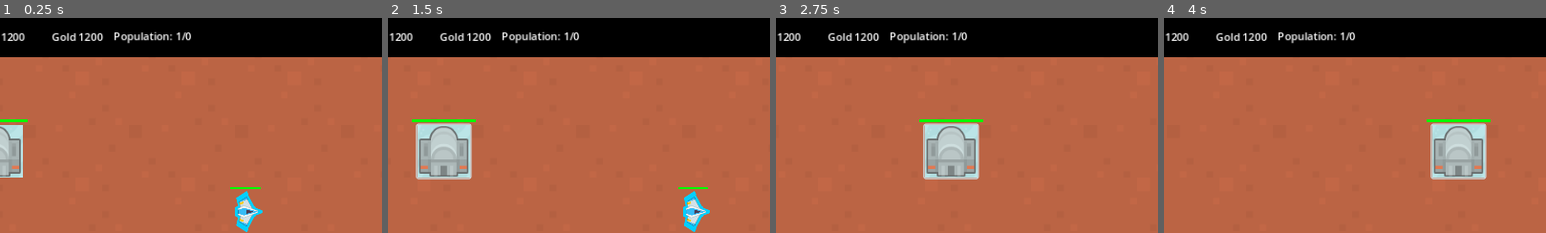
Above: before the commit, frames 1-4 (left to right).
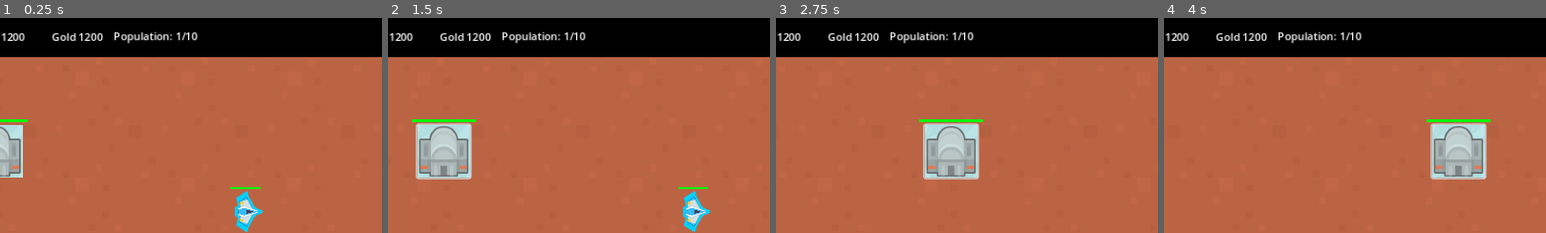
Above: after the commit, the same moments.

Repository: niamh-d/godot-rts
Game: Godot game, scene res://scenes/main/main.tscn
The game is run twice, just before and just after one commit, with the same random seed, the same clock (stepped at 60 frames per second) and the same inputs.
Inputs (mouse positions are % of the whole screen's width and height, from its top left):
- Up to frame 1 (0.25 s): no input
- Up to frame 2 (1.5 s): click (17, 31) at 0.5 s; click (3, 81) at 1.25 s
- Up to frame 3 (2.75 s): click (6, 81) at 2 s
- Up to frame 4 (4 s): click (41, 31) at 2.75 s; click (3, 81) at 3.5 s
The pictures show only the part of the screen within x 18-68%, y 0-50%; the shares and areas given below are measured in that part.

The runs differ from the first frame. In frame 1, 0.1% of the frame differs, in the area x 48-52%, y 6-11%; in frame 2, 0.1%; in frame 3, 0.1%; in frame 4, 0.1%.

Commit message:
fixed id prop access error on area for moment

Diff:
--- a/globals/global.gd
+++ b/globals/global.gd
@@ -57,8 +57,15 @@
 func get_max_pop_count() -> int:
 	return max_pop_count
 
+func pop_is_maxed_out() -> bool:
+	return pop_count >= max_pop_count
+
 func update_pop_count(val: int) -> void:
 	pop_count += val
+
+func update_max_pop_count(val: int) -> void:
+	var new_val = max_pop_count + val
+	max_pop_count = new_val if new_val >= 0 else 0
 
 func update_num_friendly_units(val: int) -> void:
 	num_friendly_units += val
--- /dev/null
+++ b/globals/utils.gd
@@ -0,0 +1,11 @@
+extends Node
+
+func generate_id(length) -> String:
+	var chars = 'abcdefghijklmnopqrstuvwxyz'
+	var id: String
+	var n_chars = len(chars)
+
+	for i in range(length):
+		id += chars[randi() % n_chars]
+
+	return id
--- a/project.godot
+++ b/project.godot
@@ -18,6 +18,7 @@
 [autoload]
 
 Global="*res://globals/global.gd"
+Utils="*res://globals/utils.gd"
 
 [display]
 
--- /dev/null
+++ b/scenes/ClearedBlock/cleared_block.tscn
@@ -0,0 +1,7 @@
+[gd_scene load_steps=2 format=3 uid="uid://brfjofh3npqoo"]
+
+[ext_resource type="Texture2D" uid="uid://dri6ii3a768iw" path="res://art/scifiTile_13.png" id="1_7y38i"]
+
+[node name="ClearedBlock" type="Sprite2D"]
+position = Vector2(32, 32)
+texture = ExtResource("1_7y38i")
--- a/scenes/main/main.tscn
+++ b/scenes/main/main.tscn
@@ -2715,7 +2715,7 @@
 [node name="TileMapLayer" type="TileMapLayer" parent="GameObjects"]
 z_index = -1
 scale = Vector2(2.5, 2.5)
-tile_map_data = PackedByteArray("AAD7//r/AAAAAAEAAAD7//v/AAA …(211072 unchanged characters)… BAAAAAABVAN3/AAACAAAAAABWAN3/AAADAAAAAAA=")
+tile_map_data = PackedByteArray("AAD7//r/AAAAAAEAAAD7//v/AAA …(211072 unchanged characters)… BAAAAAABVAN3/AAACAAAAAABWAN3/AAADAAAAAAAEAAQAAAAAAAAAAAAFAAQAAAAAAAAAAAAFAAUAAAAAAAAAAAAEAAUAAAAAAAAAAAA=")
 tile_set = SubResource("TileSet_ebq7r")
 script = ExtResource("3_fahi4")
 
--- /dev/null
+++ b/scenes/town_center/town_center.gd
@@ -0,0 +1,140 @@
+extends Area2D
+
+@export var cleared_block: PackedScene
+@export var new_worker: PackedScene
+@onready var progress_bar: ProgressBar = $ProgressBar
+@onready var button_tc: Button = $ButtonTC
+@onready var canvas_layer: CanvasLayer = $CanvasLayer
+@onready var timer_worker: Timer = $TimerWorker
+@onready var timer_ui_on: Timer = $TimerUiOn
+
+var worker_cost := 50
+var health := 10
+var dead := false
+var x_val := 0
+var y_val := 0
+
+var removed_collision := false
+var create := false
+var new_id := "0"
+
+var max_num_in_queue := 0
+var num_workers_in_queue
+
+func _ready() -> void:
+	num_workers_in_queue = max_num_in_queue
+
+	var new_pos = cleared_block.instantiate()
+	add_child(new_pos)
+	if position.x > 0:
+		new_pos.position.x -= position.x
+	if position.x < 0:
+		new_pos.position.x += (position.x * -1)
+	if position.y > 0:
+		new_pos.position.y -= position.y
+	if position.x < 0:
+		new_pos.position.y += (position.y * -1)
+
+	while new_pos.position.x < (0):
+		if new_pos.position.x < (position.x):
+			new_pos.position.x += 40
+			x_val += 1
+	while new_pos.position.x > 40:
+		if new_pos.position.x > (position.x):
+			new_pos.position.x -= 40
+			x_val -= 1
+	while new_pos.position.y < (-40):
+		if new_pos.position.y < (position.y):
+			new_pos.position.y += 40
+			y_val += 1
+	while new_pos.position.y > (0):
+		if new_pos.position.y > (position.y):
+			new_pos.position.y -= 40
+			y_val -= 1
+
+	x_val -= 1
+	new_pos.position.y += 20
+	new_pos.position.x -= 20
+
+	create = true
+
+	add_to_group("building")
+	add_to_group("town_center")
+	new_id = Utils.generate_id(10)
+	add_to_group("unit")
+
+func _physics_process(delta: float) -> void:
+	if create:
+		Global.add_to_no_nav_spot.append(Vector2i(x_val, y_val))
+		Global.update_max_pop_count(10)
+		create = false
+
+	if health <= 0:
+		remove()
+
+	progress_bar.value = health
+	if Global.are_workers_selected && health > 0 || Global.is_building_selected:
+		button_tc.visible = false
+		canvas_layer.visible = false
+
+	if !Global.are_workers_selected && health > 0:
+		button_tc.visible = true
+
+	if num_workers_in_queue > 0 && timer_worker.is_stopped() && !Global.pop_is_maxed_out():
+		timer_worker.start()
+
+	var workers: Array[Node] = canvas_layer.get_children()
+
+	for w in workers:
+		w.visible = false
+	for n in range(num_workers_in_queue):
+		workers[n].visible = true
+
+func remove():
+	if !removed_collision:
+		Global.add_nav_spot.append(Vector2i(x_val,y_val))
+		remove_from_group("building")
+		remove_from_group("town_center")
+		Global.update_max_pop_count(-10)
+		queue_free()
+		removed_collision = true
+
+func kill():
+	health = 0
+
+func increment_num_workers_in_queue(amount: int) -> void:
+	num_workers_in_queue += amount
+
+func _on_button_remove_pressed() -> void:
+	kill()
+
+func sustain_damage(damage: int) -> void:
+	health -= damage
+
+func _on_button_add_worker_pressed() -> void:
+	if num_workers_in_queue < max_num_in_queue && !Global.pop_is_maxed_out() && Global.get_food_count() >= worker_cost:
+		timer_worker.start()
+		increment_num_workers_in_queue(1)
+		Global.increment_food_count(-worker_cost)
+
+func _on_button_tc_pressed() -> void:
+	Global.is_building_selected = true
+	timer_ui_on.start()
+
+func _on_timer_worker_timeout() -> void:
+	var new_worker_created = new_worker.instantiate()
+	add_sibling(new_worker_created)
+	new_worker_created.position = position + Vector2(0, 60)
+	increment_num_workers_in_queue(-1)
+
+	if num_workers_in_queue > 0 && !Global.pop_is_maxed_out():
+		timer_worker.start()
+
+func _on_area_entered(area: Area2D) -> void:
+	if area.is_in_group("enemy_laser"):
+		sustain_damage(-1)
+		area.queue_free()
+
+func _on_timer_ui_on_timeout() -> void:
+	Global.is_building_selected = false
+	canvas_layer.visible = true
--- a/scenes/town_center/town_center.tscn
+++ b/scenes/town_center/town_center.tscn
@@ -1,7 +1,10 @@
-[gd_scene load_steps=8 format=3 uid="uid://dr64p16op7hma"]
+[gd_scene load_steps=11 format=3 uid="uid://dr64p16op7hma"]
 
+[ext_resource type="Script" path="res://scenes/town_center/town_center.gd" id="1_hvmvm"]
 [ext_resource type="Texture2D" uid="uid://dri6ii3a768iw" path="res://art/scifiTile_13.png" id="1_xit48"]
 [ext_resource type="Texture2D" uid="uid://gqt3d1kbi2aa" path="res://art/scifiStructure_07.png" id="2_e2ykh"]
+[ext_resource type="PackedScene" uid="uid://brfjofh3npqoo" path="res://scenes/ClearedBlock/cleared_block.tscn" id="2_rtwrn"]
+[ext_resource type="PackedScene" uid="uid://blkfh84nbicpu" path="res://scenes/worker/worker.tscn" id="3_biwar"]
 [ext_resource type="Texture2D" uid="uid://dp0c7t6ean6ne" path="res://art/playerShip2_blue.png" id="3_ghs0i"]
 
 [sub_resource type="RectangleShape2D" id="RectangleShape2D_7tl0w"]
@@ -17,6 +20,9 @@
 bg_color = Color(0, 1, 0, 1)
 
 [node name="TownCenter" type="Area2D"]
+script = ExtResource("1_hvmvm")
+cleared_block = ExtResource("2_rtwrn")
+new_worker = ExtResource("3_biwar")
 
 [node name="Ground" type="Sprite2D" parent="."]
 scale = Vector2(1.25, 1.25)
@@ -184,3 +190,10 @@
 position = Vector2(15, 14)
 scale = Vector2(0.25, 0.25)
 texture = ExtResource("3_ghs0i")
+
+[connection signal="area_entered" from="." to="." method="_on_area_entered"]
+[connection signal="pressed" from="ButtonTC" to="." method="_on_button_tc_pressed"]
+[connection signal="timeout" from="TimerWorker" to="." method="_on_timer_worker_timeout"]
+[connection signal="timeout" from="TimerUiOn" to="." method="_on_timer_ui_on_timeout"]
+[connection signal="pressed" from="CanvasLayer/RemoveBtn/Image/ButtonRemove" to="." method="_on_button_remove_pressed"]
+[connection signal="pressed" from="CanvasLayer/AddWorkerBtn/Image/ButtonAddWorker" to="." method="_on_button_add_worker_pressed"]
--- a/scenes/worker/worker.gd
+++ b/scenes/worker/worker.gd
@@ -47,7 +47,7 @@
 	Global.update_num_friendly_units(1)
 	Global.update_pop_count(1)
 
-	new_id = generate_id(10)
+	new_id = Utils.generate_id(10)
 	add_to_group("unit")
 
 func _physics_process(delta: float) -> void:
@@ -244,7 +244,8 @@
 	using_worker_tools = true
 	worker_body.look_at(area.position)
 
-func _on_area_2d_area_entered(area: Area2D) -> void:
+func _on_area_2d_area_entered(area) -> void:
+
 	if (area.is_in_group("built_building")
 	&& job_building):
 		using_worker_tools = false
@@ -261,12 +262,12 @@
 		worker_body.look_at(area.position)
 		go_back_to_resource_source()
 
-	if (area.id == target_id
-	&& (area.is_in_group("unbuilt_building")
+	if ((area.is_in_group("unbuilt_building")
 	&& job_building) || (area.is_in_group("tree")
 	&& job_cutting_wood) || (area.is_in_group("gold")
 	&& job_mining_gold) || (area.is_in_group("farm")
-	&& job_farming_farm)):
+	&& job_farming_farm)
+	&& area.new_id == target_id):
 		get_to_work(area)
 
 	if area.is_in_group("enemy_laser"):
@@ -360,13 +361,3 @@
 
 func _on_timer_shoot_timeout() -> void:
 	is_able_to_shoot = true
-
-func generate_id(length) -> String:
-	var chars = 'abcdefghijklmnopqrstuvwxyz'
-	var id: String
-	var n_chars = len(chars)
-
-	for i in range(length):
-		id += chars[randi() % n_chars]
-
-	return id
Not shown, changed: .DS_Store
